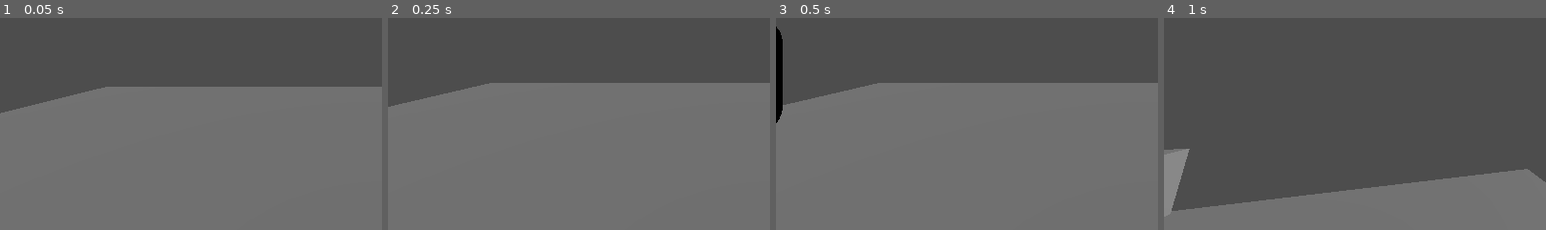
Above: before the commit, frames 1-4 (left to right).
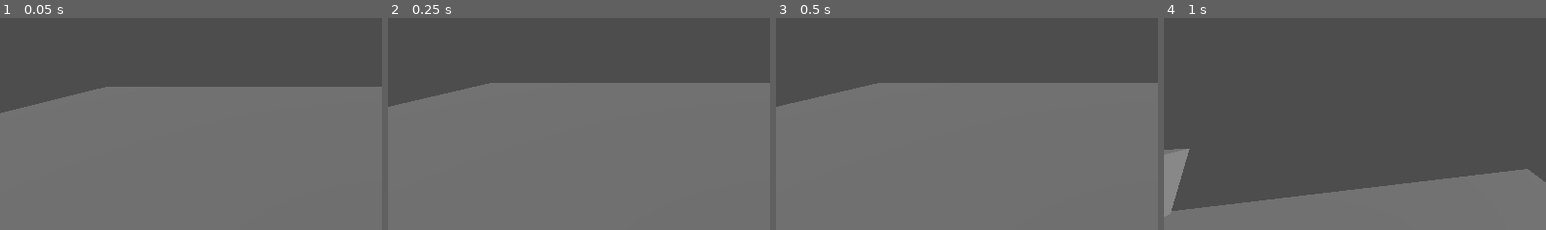
Above: after the commit, the same moments.

Repository: Zofia-Szybalska/Bitehack2024
Game: Godot game, scene res://Scenes/MainScene.tscn
The game is run twice, just before and just after one commit, with the same random seed, the same clock (stepped at 60 frames per second) and the same inputs.
Inputs (mouse positions are % of the whole screen's width and height, from its top left):
- Up to frame 1 (0.05 s): no input
- Up to frame 2 (0.25 s): no input
- Up to frame 3 (0.5 s): no input
- Up to frame 4 (1 s): tap Enter at 0.5 s; move the mouse to (72, 45) at 0.52 s; hold D (move_right) from 0.53 s (still down); tap E (interact) at 0.6 s; click (72, 45) at 0.67 s; tap Space (jump) at 0.77 s
The pictures show only the part of the screen within x 0-50%, y 50-100%; the shares and areas given below are measured in that part.

Frames 1-2 are identical in both runs. In frame 3, 0.7% of the frame differs, in the area x 0-2%, y 4-50%; in frame 4, nothing differs.

Commit message:
Upgtrading interactable object and trying to add plicemen model

Diff:
--- a/Game/Scenes/MainScene.tscn
+++ b/Game/Scenes/MainScene.tscn
@@ -1,10 +1,11 @@
-[gd_scene load_steps=9 format=3 uid="uid://b8jr16qyhyyk8"]
+[gd_scene load_steps=10 format=3 uid="uid://b8jr16qyhyyk8"]
 
 [ext_resource type="Script" path="res://Script/Level.gd" id="1_ulb51"]
 [ext_resource type="PackedScene" uid="uid://06bmrdxwdv0g" path="res://Scenes/player.tscn" id="1_vj33c"]
 [ext_resource type="PackedScene" uid="uid://csug7d77nfwn5" path="res://Scenes/notes.tscn" id="3_3u7ni"]
 [ext_resource type="PackedScene" uid="uid://7nktqj5168of" path="res://Scenes/iteractable_object.tscn" id="4_j6v2e"]
 [ext_resource type="PackedScene" uid="uid://ds5ufjehp7pul" path="res://Scenes/policemen.tscn" id="5_1q41x"]
+[ext_resource type="PackedScene" uid="uid://bu6kn64vy7fhw" path="res://Assets/3D/knife.glb" id="5_uhshr"]
 
 [sub_resource type="BoxShape3D" id="BoxShape3D_iuucq"]
 size = Vector3(14.867, 0.0690323, 14.8694)
@@ -46,6 +47,10 @@
 
 [node name="Iteractable_object" parent="." instance=ExtResource("4_j6v2e")]
 transform = Transform3D(1, 0, 0, 0, 1, 0, 0, 0, 1, 5, 1, 0)
+item = ExtResource("4_j6v2e")
+
+[node name="knife" parent="Iteractable_object" instance=ExtResource("5_uhshr")]
+transform = Transform3D(0.3, 0, 0, 0, 0.3, 0, 0, 0, 0.3, 0.240114, 0.521863, -0.263779)
 
 [node name="DirectionalLight3D" type="DirectionalLight3D" parent="."]
 transform = Transform3D(1, 0, 0, 0, 0.828794, 0.559555, 0, -0.559555, 0.828794, 0, 5, 0)
@@ -59,3 +64,5 @@
 
 [node name="Policemen" parent="Path3D/PathFollow3D" instance=ExtResource("5_1q41x")]
 transform = Transform3D(1, 0, 0, 0, 1, 0, 0, 0, 1, 0, 0.890129, 4)
+
+[editable path="Iteractable_object"]
--- a/Game/Scenes/inspectable_object.tscn
+++ b/Game/Scenes/inspectable_object.tscn
@@ -1,29 +1,41 @@
 [gd_scene load_steps=4 format=3 uid="uid://hfxxsw4kv87n"]
 
 [ext_resource type="Script" path="res://Script/inspectable_object.gd" id="1_qpwe2"]
-
-[sub_resource type="PrismMesh" id="PrismMesh_xmoxk"]
+[ext_resource type="PackedScene" uid="uid://bu6kn64vy7fhw" path="res://Assets/3D/knife.glb" id="2_oks1t"]
 
 [sub_resource type="BoxShape3D" id="BoxShape3D_g7qtf"]
-size = Vector3(0.108601, 0.49465, 0.535963)
+size = Vector3(0.776382, 0.119308, 0.0675576)
 
 [node name="Item" type="Node3D" node_paths=PackedStringArray("camera")]
 script = ExtResource("1_qpwe2")
 camera = NodePath("Camera3D")
 
-[node name="MeshInstance3D" type="MeshInstance3D" parent="."]
-layers = 7
-mesh = SubResource("PrismMesh_xmoxk")
-
-[node name="Area3D" type="Area3D" parent="MeshInstance3D"]
-collision_layer = 7
-collision_mask = 7
-
-[node name="CollisionShape3D" type="CollisionShape3D" parent="MeshInstance3D/Area3D"]
-transform = Transform3D(0.889121, -0.457672, 0, 0.457672, 0.889121, 0, 0, 0, 1, 0.34579, -0.0907661, 0)
-shape = SubResource("BoxShape3D_g7qtf")
-
 [node name="Camera3D" type="Camera3D" parent="."]
 transform = Transform3D(1, 0, 0, 0, 1, 0, 0, 0, 1, 0, 0, 2)
 
-[connection signal="input_event" from="MeshInstance3D/Area3D" to="." method="_on_area_3d_input_event"]
+[node name="knife" parent="." instance=ExtResource("2_oks1t")]
+
+[node name="Knife" parent="knife" index="0"]
+layers = 8
+
+[node name="Area3D2" type="Area3D" parent="knife/Knife" index="0"]
+transform = Transform3D(1, 0, 0, 0, 1, 0, 0, 0, 1, -0.920235, -0.0832367, -0.00362015)
+collision_layer = 8
+
+[node name="CollisionShape3D" type="CollisionShape3D" parent="knife/Knife/Area3D2"]
+transform = Transform3D(1, 0, 0, 0, 1, 0, 0, 0, 1, 1.60048, 0.0328645, 0)
+shape = SubResource("BoxShape3D_g7qtf")
+
+[node name="Area3D" type="Area3D" parent="knife/Knife" index="1"]
+transform = Transform3D(1, 0, 0, 0, 1, 0, 0, 0, 1, -0.931127, 0, -0.00181007)
+collision_layer = 8
+
+[node name="CollisionShape3D" type="CollisionShape3D" parent="knife/Knife/Area3D"]
+transform = Transform3D(1, 0, 0, 0, 1, 0, 0, 0, 1, 1.60048, 0.0328645, 0)
+shape = SubResource("BoxShape3D_g7qtf")
+
+[connection signal="input_event" from="knife/Knife/Area3D" to="." method="_on_area_3d_input_event"]
+[connection signal="mouse_entered" from="knife/Knife/Area3D" to="." method="_on_area_3d_mouse_entered"]
+[connection signal="mouse_exited" from="knife/Knife/Area3D" to="." method="_on_area_3d_mouse_exited"]
+
+[editable path="knife"]
--- a/Game/Scenes/iteractable_object.tscn
+++ b/Game/Scenes/iteractable_object.tscn
@@ -5,7 +5,7 @@
 [sub_resource type="BoxShape3D" id="BoxShape3D_gupyt"]
 
 [sub_resource type="SphereShape3D" id="SphereShape3D_4nyew"]
-radius = 1.3455
+radius = 1.72514
 
 [sub_resource type="BoxMesh" id="BoxMesh_7okro"]
 
--- a/Game/Scenes/policemen.tscn
+++ b/Game/Scenes/policemen.tscn
@@ -1,6 +1,7 @@
-[gd_scene load_steps=4 format=3 uid="uid://ds5ufjehp7pul"]
+[gd_scene load_steps=5 format=3 uid="uid://ds5ufjehp7pul"]
 
 [ext_resource type="Script" path="res://Script/policemen.gd" id="1_ywao4"]
+[ext_resource type="PackedScene" uid="uid://cdfc55i38cc41" path="res://Assets/3D/policeman.glb" id="2_laot1"]
 
 [sub_resource type="CapsuleMesh" id="CapsuleMesh_xc0sk"]
 
@@ -13,6 +14,7 @@
 script = ExtResource("1_ywao4")
 
 [node name="MeshInstance3D" type="MeshInstance3D" parent="."]
+visible = false
 mesh = SubResource("CapsuleMesh_xc0sk")
 skeleton = NodePath("../CollisionShape3D")
 
@@ -23,3 +25,24 @@
 target_position = Vector3(0, 0, -10)
 collision_mask = 2
 debug_shape_thickness = 5
+
+[node name="policeman" parent="." instance=ExtResource("2_laot1")]
+transform = Transform3D(1, 0, 0, 0, 1, 0, 0, 0, 1, 0, -0.89218, 0)
+
+[node name="Skeleton3D" parent="policeman/rig_003" index="0"]
+bones/8/rotation = Quaternion(-0.179751, -0.857421, -0.400537, 0.268492)
+bones/8/scale = Vector3(1, 19.5772, 1)
+bones/9/rotation = Quaternion(-0.168306, 0.836397, 0.430581, 0.294472)
+bones/9/scale = Vector3(1, 20.0748, 1)
+bones/10/rotation = Quaternion(0.990546, 0.0460537, -0.128975, 0.00789518)
+bones/10/scale = Vector3(1, 24.6106, 1)
+bones/11/rotation = Quaternion(-0.999195, -0.0352972, 0.0184785, 0.00478551)
+bones/11/scale = Vector3(1, 26.3466, 1)
+bones/123/rotation = Quaternion(1.36348e-07, 0.00150601, 9.05642e-10, 0.999999)
+bones/126/rotation = Quaternion(1.18275e-07, 2.34704e-07, 1.08037e-07, 1)
+bones/141/rotation = Quaternion(1.53709e-08, 3.03462e-05, 3.26005e-08, 1)
+bones/142/rotation = Quaternion(0.117972, -2.99849e-05, 3.58957e-06, 0.993017)
+bones/143/rotation = Quaternion(1.02969e-07, 0.699421, 5.25808e-08, 0.71471)
+bones/144/rotation = Quaternion(-0.0780094, -0.695117, -0.00769969, 0.71461)
+
+[editable path="policeman"]
--- a/Game/Script/inspectable_object.gd
+++ b/Game/Script/inspectable_object.gd
@@ -5,17 +5,21 @@
 var pressed = false
 var mouse = Vector2()
 var pressed_on_dirt = false
-
+var mouse_outside = true
+@onready var mesh = $knife
 func _input(event):
+	if event is InputEventMouseButton and mouse_outside:
+		pressed_on_dirt = false
 	if pressed_on_dirt and event is InputEventMouseMotion:
 		clean()
 		return
 	if pressed and event is InputEventMouseMotion:
-		$MeshInstance3D.rotation.x += event.relative.y*0.005
-		$MeshInstance3D.rotation.y += event.relative.x*0.005
+		mesh.rotation.x += event.relative.y*0.005
+		mesh.rotation.y += event.relative.x*0.005
 
 func clean():
-	print("Czyszczone")
+	if !mouse_outside:
+		print("Czyszczone")
 
 func _physics_process(_delta):
 	if Input.is_action_just_pressed("click"):
@@ -23,9 +27,14 @@
 	elif Input.is_action_just_released("click"):
 		pressed = false
 
-func _on_area_3d_input_event(camera, event, position, normal, shape_idx):
+func _on_area_3d_input_event(_camera, event, _position, _normal, _shape_idx):
+	mouse_outside = false
 	if event is InputEventMouseButton:
 		if Input.is_action_just_pressed("click"):
 			pressed_on_dirt = true
 		elif Input.is_action_just_released("click"):
 			pressed_on_dirt = false
+
+
+func _on_area_3d_mouse_exited():
+	mouse_outside = true
--- a/Game/Script/iteractable_object.gd
+++ b/Game/Script/iteractable_object.gd
@@ -1,5 +1,5 @@
 extends Node3D
-
+@export var item:PackedScene
 var can_interact = false
 
 
@@ -9,6 +9,9 @@
 			interact()
 
 func interact():
+	var item_i = item.instantiate()
+	item.position = Vector3(0,0,0)
+	get_tree().add_child(item_i)
 	print("Interakcja z obiektem")
 
 func _on_area_3d_body_entered(body):
Binary file added: Game/Assets/3D/Snake_Hip_Hop_Dance.fbx
Not shown, added: Game/Assets/3D/Snake_Hip_Hop_Dance.fbx.import
Binary file added: Game/Assets/3D/knife.glb
Not shown, added: Game/Assets/3D/knife.glb.import
Binary file added: Game/Assets/3D/knife_rn5r98rq7zmn3wblx57m6y10qv64.png
Not shown, added: Game/Assets/3D/knife_rn5r98rq7zmn3wblx57m6y10qv64.png.import
Not shown, added: Game/Assets/3D/policeman.fbx.import
Binary file added: Game/Assets/3D/policeman.glb
Not shown, added: Game/Assets/3D/policeman.glb.import
Not shown, added: Game/Assets/3D/policeman.fbx
